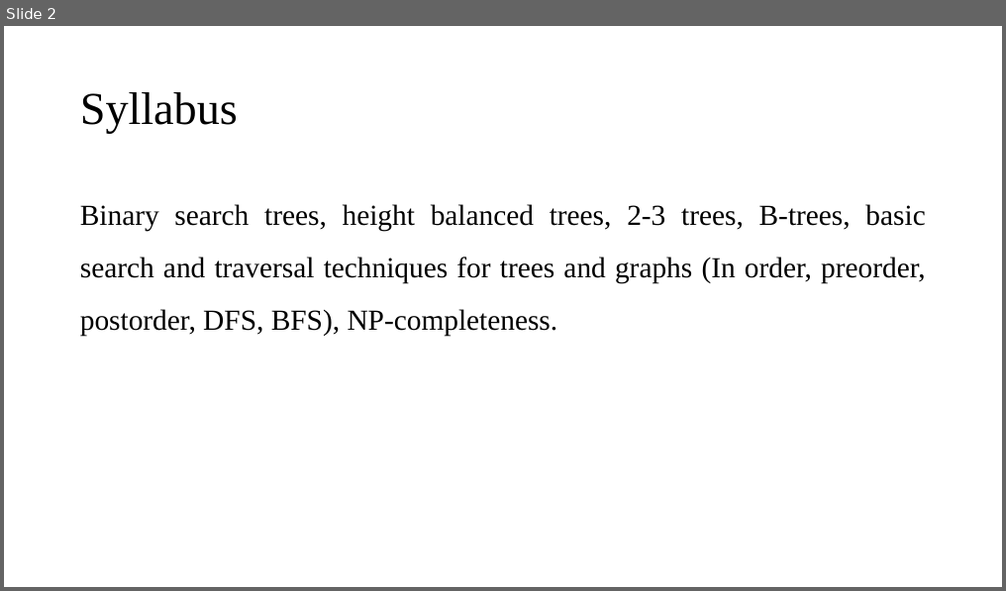
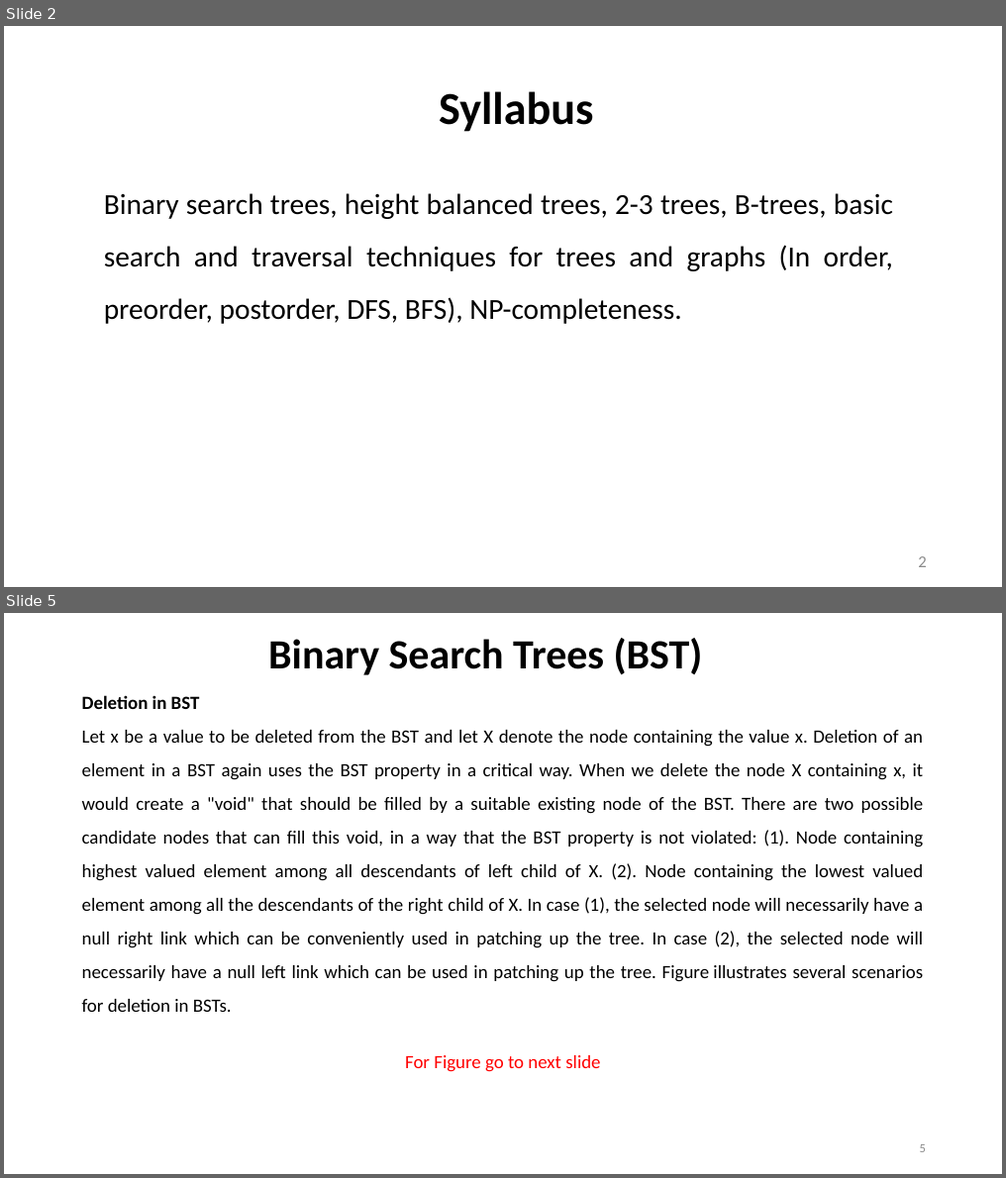
Before and after one commit to dayanandyadav205/CS-402-ADA, a slide deck: PPT_Notes/Unit-5_CS-402_ADA/Unit-5_CS-402_ADA.pptx. Shown one above the other, each under a label of ours: slide 2 before the commit, slides 2 and 5 after it; the slides between them are not shown. The pictures are 1006x591 and 1006x1178 pixels, drawn with LibreOffice and Linux fonts; fonts in the diff are those of the drawing. Boxes give left, top, right and bottom in pixels: in the first picture for what was removed or moved away, otherwise in the second. Text is boxed around its words. In the diff, an @@ line names an element or a change of style, - is before the commit and + after.

```diff
--- a/PPT_Notes/Unit-5_CS-402_ADA/Unit-5_CS-402_ADA.pptx
+++ b/PPT_Notes/Unit-5_CS-402_ADA/Unit-5_CS-402_ADA.pptx
@@ slide 5 added at box(4, 613, 1002, 1174), background #FFFFFF @@
@@ text added at box(268, 638, 703, 675), 40 pt, text #000000, bold @@
+Binary Search Trees (BST)
@@ text added at box(82, 695, 924, 1012), 18 pt, text #000000 @@
+Deletion in BST
+Let x be a value to be deleted from the BST and let X denote the node containing the value x. Deletion of an element in a BST again uses the BST property in a critical way. When we delete the node X containing x, it would create a "void" that should be filled by a suitable existing node of the BST. There are two possible candidate nodes that can fill this void, in a way that the BST property is not violated: (1). Node containing highest valued element among all descendants of left child of X. (2). Node containing the lowest valued element among all the descendants of the right child of X. In case (1), the selected node will necessarily have a null right link which can be conveniently used in patching up the tree. In case (2), the selected node will necessarily have a null left link which can be used in patching up the tree. Figure illustrates several scenarios for deletion in BSTs.
@@ text added at box(405, 1056, 600, 1072), 18 pt, text #FF0000 @@
+For Figure go to next slide
@@ page number added at box(920, 1145, 926, 1153), 12 pt, text #8C8C8C @@
+5
@@ slide 2 changed as well @@
@@ title "Syllabus": place and size @@
-title "Syllabus" at box(80, 92, 238, 134)
+title "Syllabus" at box(439, 91, 593, 132)
@@ title "Syllabus" at box(439, 91, 593, 132): font Times New Roman to Calibri, bold on; alignment left to centre @@
@@ text "Binary search trees, height balanced ...": place and size @@
-text "Binary search trees, height balanced ..." at box(80, 204, 926, 336)
+text "Binary search trees, height balanced ..." at box(104, 193, 893, 324)
@@ text "Binary search trees, height balanced ..." at box(104, 193, 893, 324): font Times New Roman to Calibri @@
@@ page number added at box(918, 557, 926, 568), 16 pt, text #8C8C8C @@
+2
```
Also in this commit, not shown: 12 other slides changed, 29 other slides added, 20 slides removed, 13 other files.
